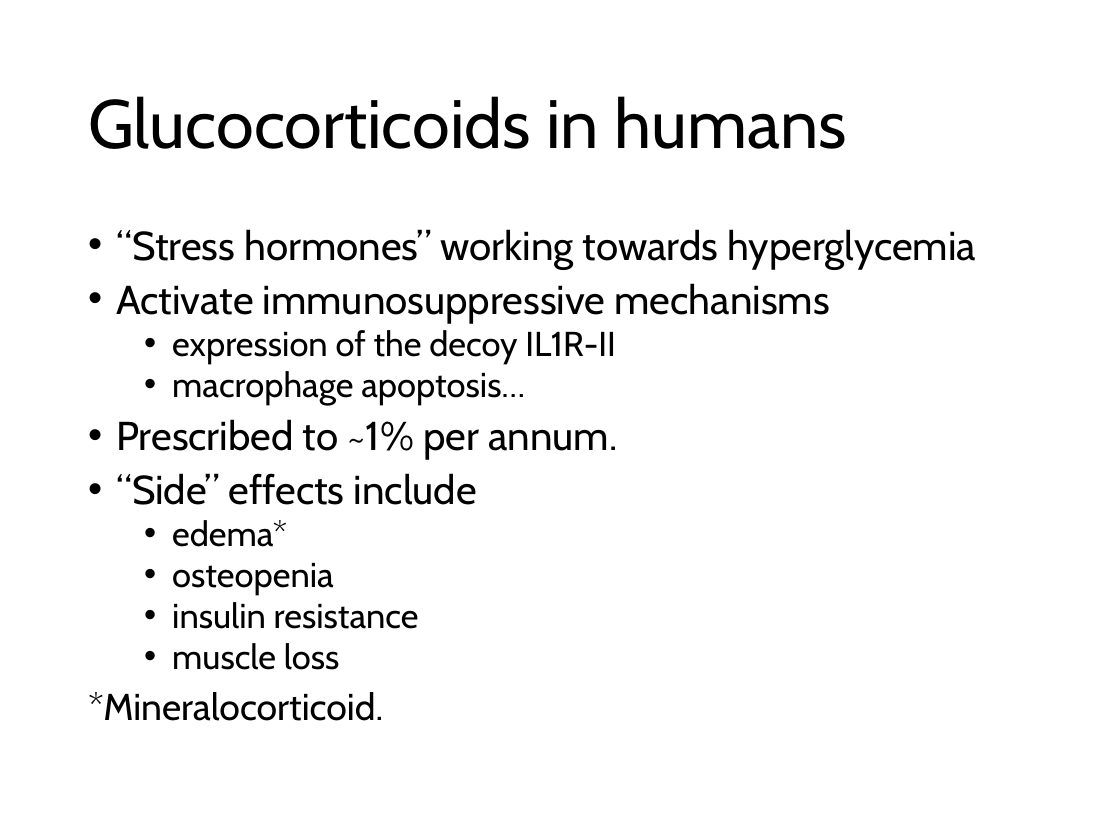
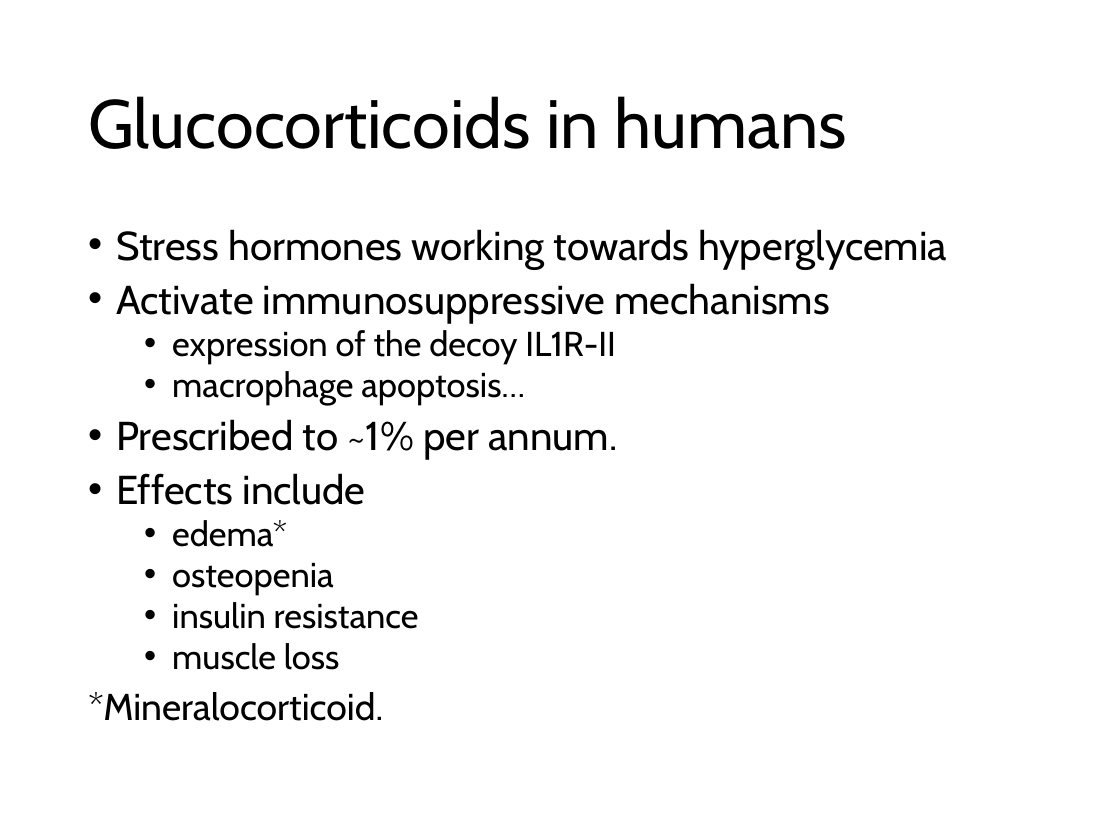
Before and after one commit to nvalexander/dissertation, a slide deck: slide 3 of defense.pptx. Drawn at 1120x840 pixels with LibreOffice and Linux fonts; fonts in the diff are those of the drawing. Boxes give left, top, right and bottom in pixels: in the first picture for what was removed or moved away, otherwise in the second. Text is boxed around its words. In the diff, an @@ line names an element or a change of style, - is before the commit and + after.

```diff
--- a/defense.pptx
+++ b/defense.pptx
@@ text at bbox=[116, 229, 947, 269]: text changed @@
-• “Stress hormones” working towards hyperglycemia
+• Stress hormones working towards hyperglycemia
@@ text at bbox=[116, 473, 366, 505]: text changed @@
-• “Side” effects include
+• Effects include
```
Also in this commit, not shown: 2 other slides changed, 2 slides added, 1 slide removed, 3 other files.
